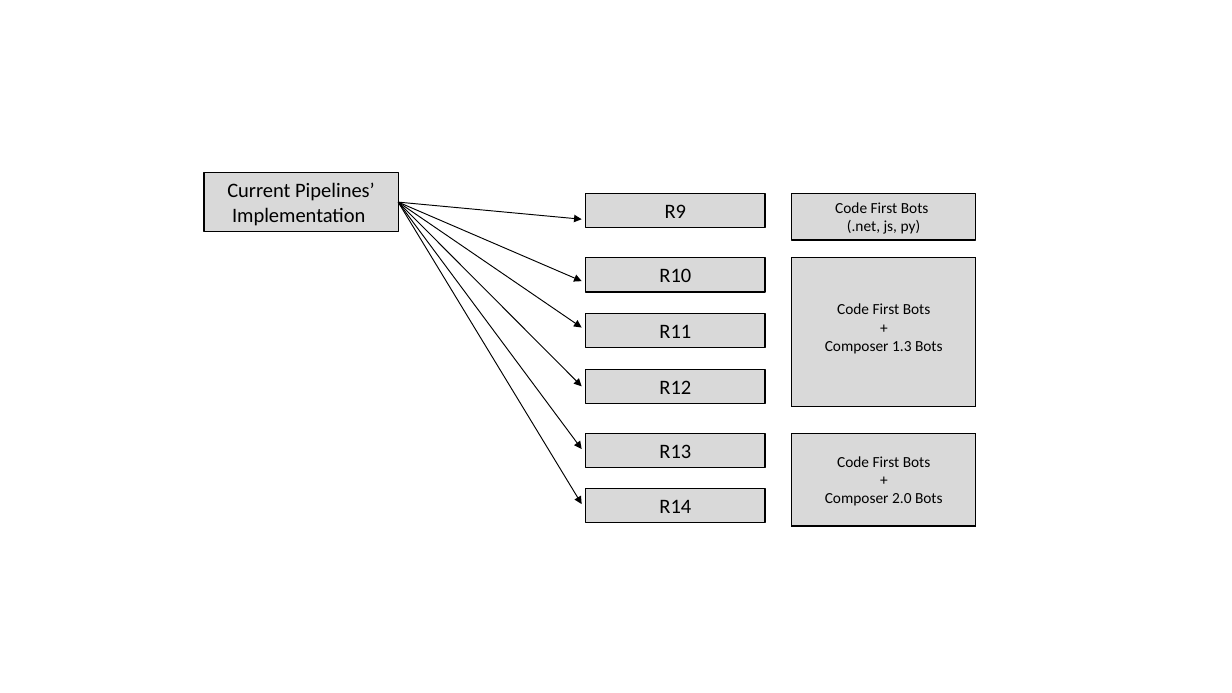
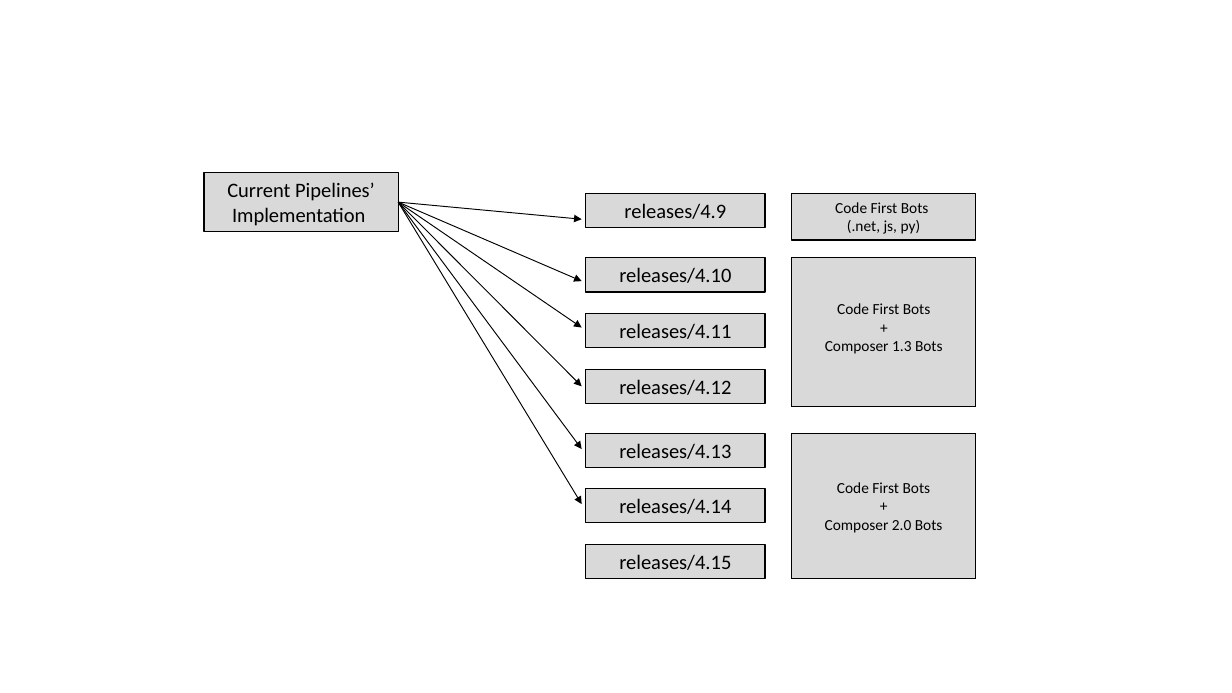
Before and after one commit to microsoft/BotFramework-FunctionalTests, a slide deck: slide 1 of Docs/media/Diagrams.pptx. Drawn at 1232x693 pixels with LibreOffice and Linux fonts; fonts in the diff are those of the drawing. Boxes give left, top, right and bottom in pixels: in the first picture for what was removed or moved away, otherwise in the second. Text is boxed around its words. In the diff, an @@ line names an element or a change of style, - is before the commit and + after.

```diff
--- a/Docs/media/Diagrams.pptx
+++ b/Docs/media/Diagrams.pptx
@@ text in rectangle at <box>624,203,726,219</box>: text changed @@
-R9
+releases/4.9
@@ text in rectangle at <box>619,267,731,283</box>: text changed @@
-R10
+releases/4.10
@@ text in rectangle at <box>619,323,731,339</box>: text changed @@
-R11
+releases/4.11
@@ text in rectangle at <box>619,379,731,395</box>: text changed @@
-R12
+releases/4.12
@@ text in rectangle at <box>619,443,731,459</box>: text changed @@
-R13
+releases/4.13
@@ rectangle: place and size @@
-rectangle at <box>792,433,976,526</box>
+rectangle at <box>792,433,976,579</box>
@@ text "Code First Bots": place and size @@
-text "Code First Bots" at <box>825,456,943,506</box>
+text "Code First Bots" at <box>825,482,943,533</box>
@@ text in rectangle at <box>619,498,731,514</box>: text changed @@
-R14
+releases/4.14
@@ rectangle added at <box>586,544,765,579</box>, fill #D9D9D9, outline #000000 1 pt, 16 pt, text #000000 @@
+releases/4.15
```
Also in this commit, not shown: 4 other files.
